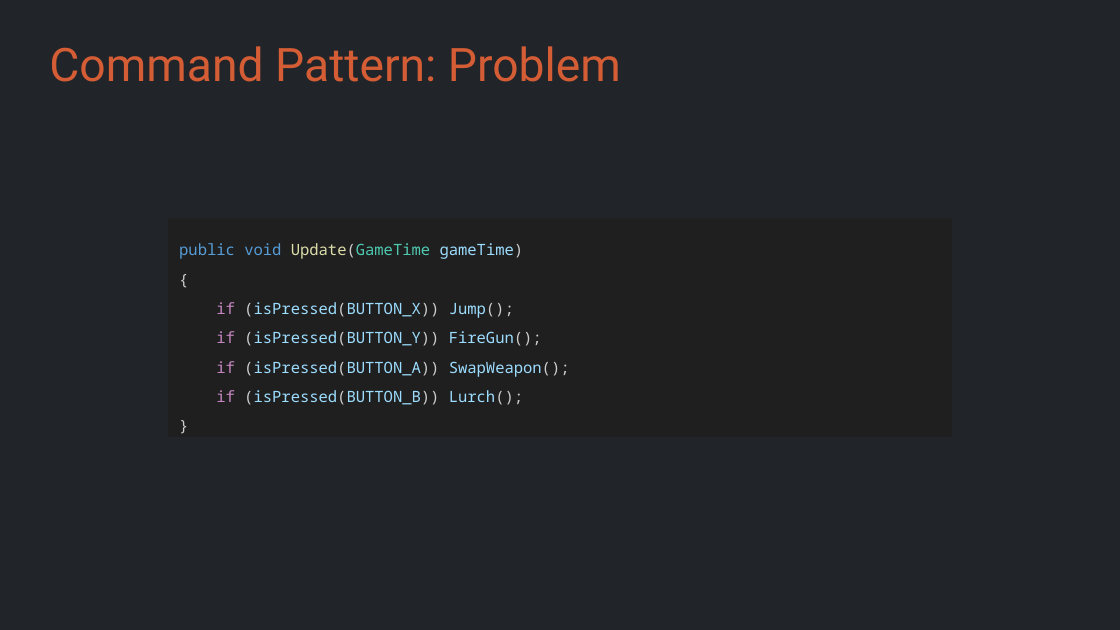
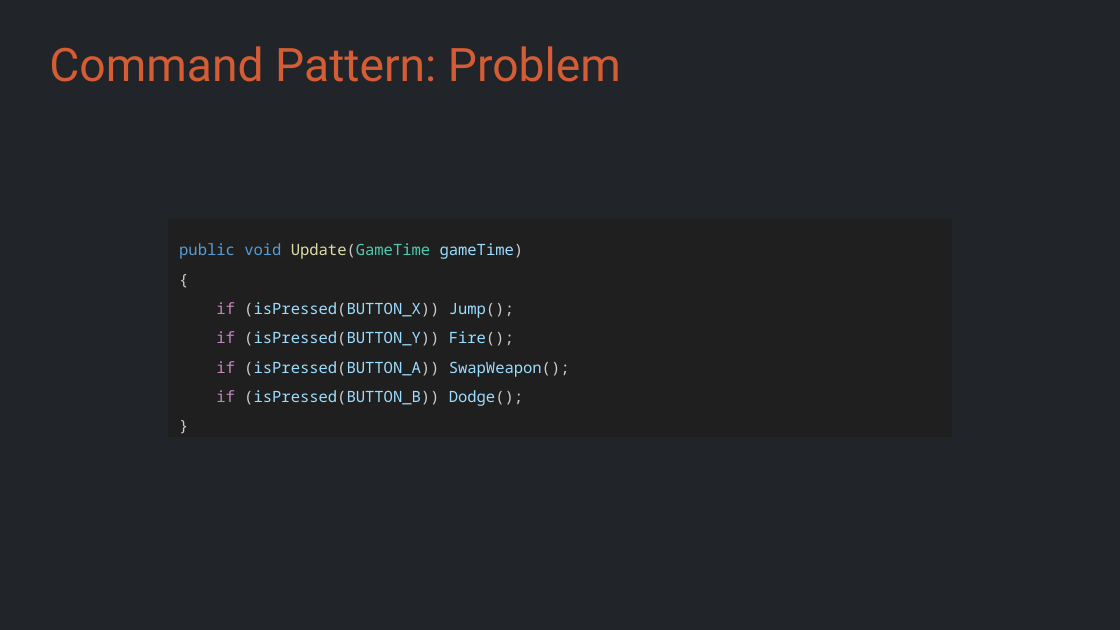
Before and after one commit to Metamate/gar, a slide deck: slide 20 of slides/04 Sokoban.pptx. Drawn at 1120x630 pixels with LibreOffice and Linux fonts; fonts in the diff are those of the drawing. Boxes give left, top, right and bottom in pixels: in the first picture for what was removed or moved away, otherwise in the second. Text is boxed around its words. In the diff, an @@ line names an element or a change of style, - is before the commit and + after.

```diff
--- a/slides/04 Sokoban.pptx
+++ b/slides/04 Sokoban.pptx
@@ text at [216, 331, 514, 346]: text changed @@
-if (isPressed(BUTTON_Y)) FireGun();
+if (isPressed(BUTTON_Y)) Fire();
@@ text at [216, 390, 523, 406]: text changed @@
-if (isPressed(BUTTON_B)) Lurch();
+if (isPressed(BUTTON_B)) Dodge();
```
Also in this commit, not shown: 1 other slide changed, 4 other files.
